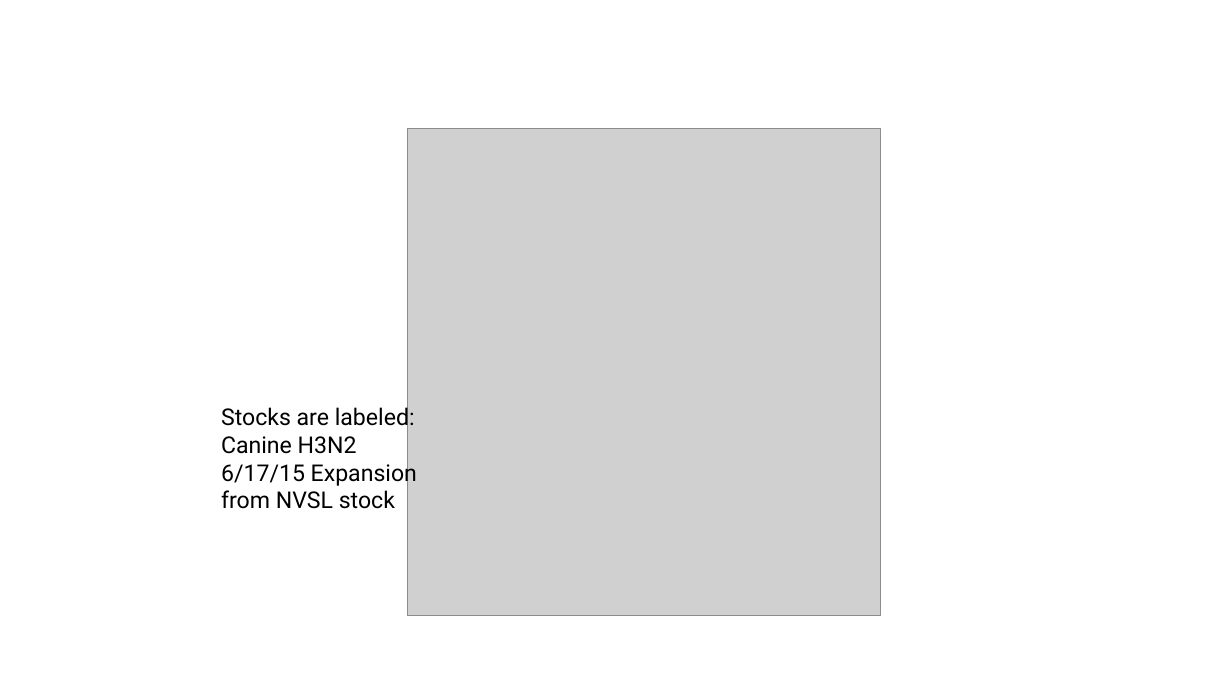
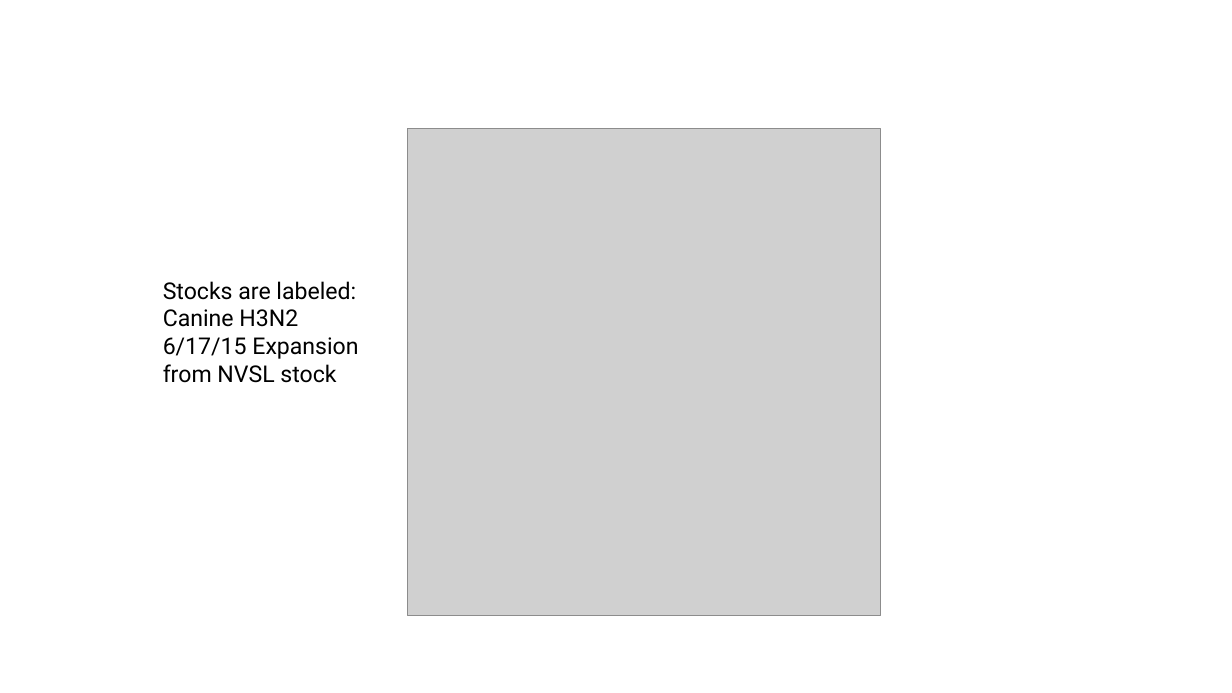
Before and after one commit to moncla-lab/canine-h3n2-within-host-evo, a slide deck: slide 2 of results/within-host-stock-synthetic-controls.pptx. Drawn at 1232x693 pixels with LibreOffice and Linux fonts; fonts in the diff are those of the drawing; grey boxes stand for pictures. Boxes give left, top, right and bottom in pixels: in the first picture for what was removed or moved away, otherwise in the second. Text is boxed around its words. In the diff, an @@ line names an element or a change of style, - is before the commit and + after.

```diff
--- a/results/within-host-stock-synthetic-controls.pptx
+++ b/results/within-host-stock-synthetic-controls.pptx
@@ text "Stocks are labeled:": place and size @@
-text "Stocks are labeled:" at (221, 405, 417, 509)
+text "Stocks are labeled:" at (163, 281, 358, 383)
```
Also in this commit, not shown: 1 slide added, 6 other files.
